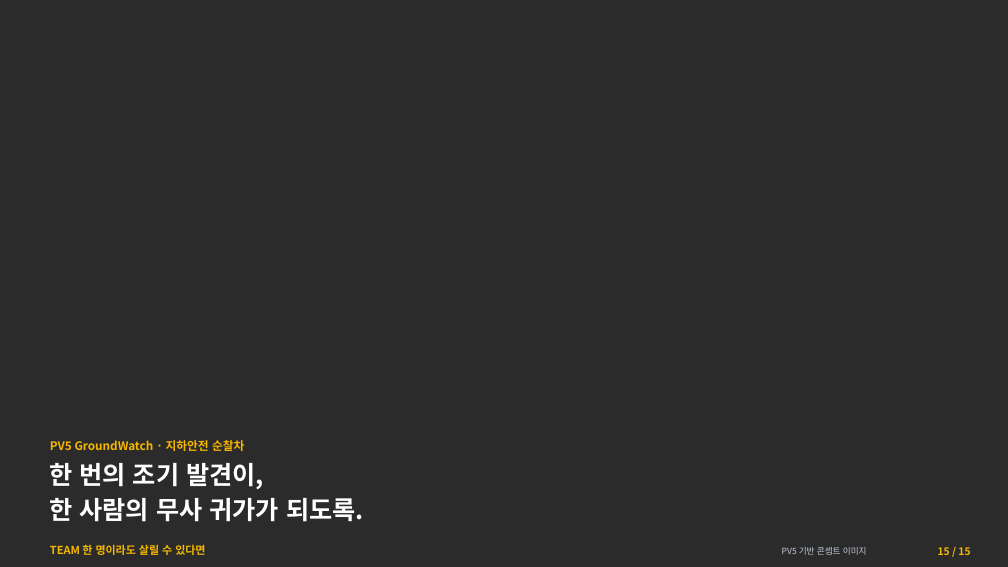
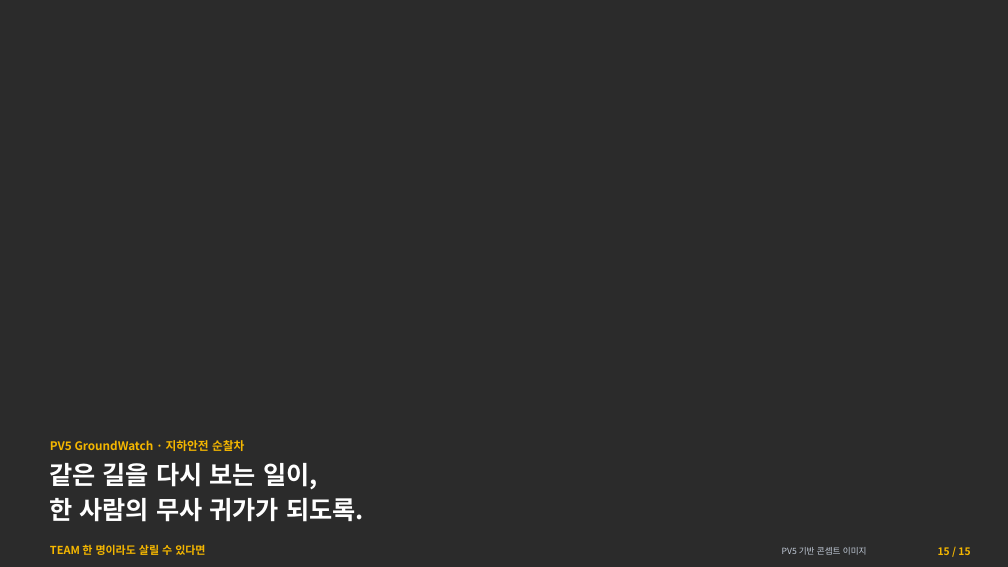
Before and after one commit to woojin-choe/pv5-hose-lab, a slide deck: slide 15 of ppt_all/PV5_GroundWatch_10_24.pptx. Drawn at 1008x567 pixels with LibreOffice and Linux fonts; fonts in the diff are those of the drawing; background and template pictures are left out; a plain dark background stands for a picture behind light text. Boxes give left, top, right and bottom in pixels: in the first picture for what was removed or moved away, otherwise in the second. Text is boxed around its words. In the diff, an @@ line names an element or a change of style, - is before the commit and + after.

```diff
--- a/ppt_all/PV5_GroundWatch_10_24.pptx
+++ b/ppt_all/PV5_GroundWatch_10_24.pptx
@@ text at bbox=[49, 463, 318, 489]: text changed @@
-한 번의 조기 발견이,
+같은 길을 다시 보는 일이,
```
Also in this commit, not shown: 9 other slides changed, 14 other files.
